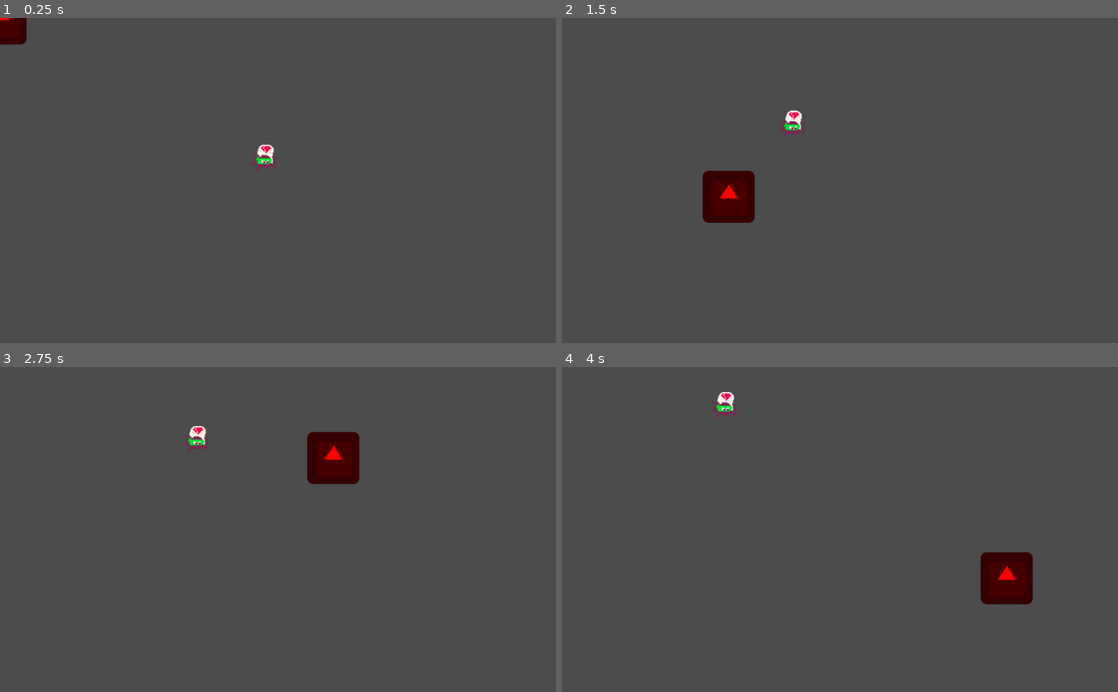
Above: before the commit, frames 1-4 (two rows, left to right).
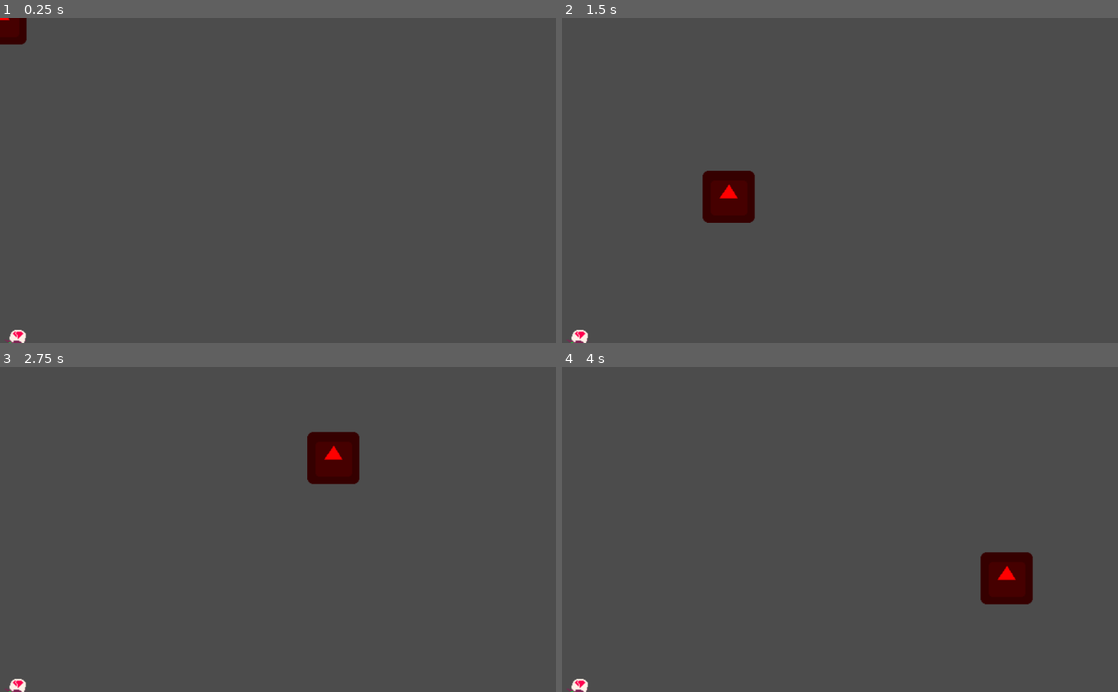
Above: after the commit, the same moments.

Repository: AtharvVohra/Spider-Swat
Game: Godot game, scene res://Scenes/World.tscn
The game is run twice, just before and just after one commit, with the same random seed, the same clock (stepped at 60 frames per second) and the same inputs. The engine's default icon, where the game draws it, is replaced by a stand-in: a white triangle on a blue panel in a dark square.
Inputs (mouse positions are in pixels of both pictures, inside the frame that each line leads up to):
- Up to frame 1 (0.25 s): no input
- Up to frame 2 (1.5 s): move the mouse to (962, 164) at 0.52 s; hold Right (ui_right) 0.53-1.28 s; move the mouse to (728, 196) at 1.27 s; hold Left (ui_left) from 1.28 s (still down)
- Up to frame 3 (2.75 s): move the mouse to (333, 458) at 2.02 s; release Left (ui_left) at 2.03 s; hold Right (ui_right) from 2.03 s (still down)
- Up to frame 4 (4 s): move the mouse to (812, 594) at 2.77 s; move the mouse to (1006, 578) at 3.52 s; release Right (ui_right) at 3.53 s; hold Left (ui_left) from 3.53 s (still down)

The runs differ from the first frame. In frame 1, 0.3% of the frame differs, in the area x 0-50%, y 38-100%; in frame 2, 0.3%; in frame 3, 0.3%, in the area x 0-38%, y 18-100%; in frame 4, 0.3%.

Commit message:
Properly added spider spawning randomly around edges of viewport.

Diff:
--- a/Scripts/Spider_Movement.gd
+++ b/Scripts/Spider_Movement.gd
@@ -12,15 +12,36 @@
 	var world_rect = get_viewport_rect()
 	randomize()
 
+	var side = randi()%4 + 1  #Deciding which side the spider will spawn on
+
+	match side:
+		1:
+			position.x = world_rect.position.x + randi()%int(world_rect.end.x - world_rect.position.x) + 1
+			position.y = world_rect.position.y
+			pass
+		2:
+			position.x = world_rect.end.x
+			position.y = world_rect.position.y + randi()%int(world_rect.end.y - world_rect.position.y) + 1
+			pass
+		3:
+			position.x = world_rect.position.x + randi()%int(world_rect.end.x - world_rect.position.x) + 1
+			position.y = world_rect.end.y
+			pass
+		4:
+			position.x = world_rect.position.x
+			position.y = world_rect.position.y + randi()%int(world_rect.end.y - world_rect.position.y) + 1
+			pass
+
+
 	var random_x = randi()%int(world_rect.end.x - world_rect.position.x) + 1
 	var random_y = randi()%int(world_rect.end.y - world_rect.position.y) + 1
 
-	#position.x = 1024#randi()%int(world_rect.end.x - world_rect.position.x) + 1
-	#position.y = 600#randi()%int(world_rect.end.y - world_rect.position.y) + 1
-	#velocity = Vector2(-50,-50)
+	velocity = Vector2(0,0)
 	randomize()
-	#velocity.x = randi()%200-100
-	#velocity.y = randi()%200-100
+
+	#CREATE RANDOMIZED VECTOR
+
+
 	pass
 
 func _process(delta):
